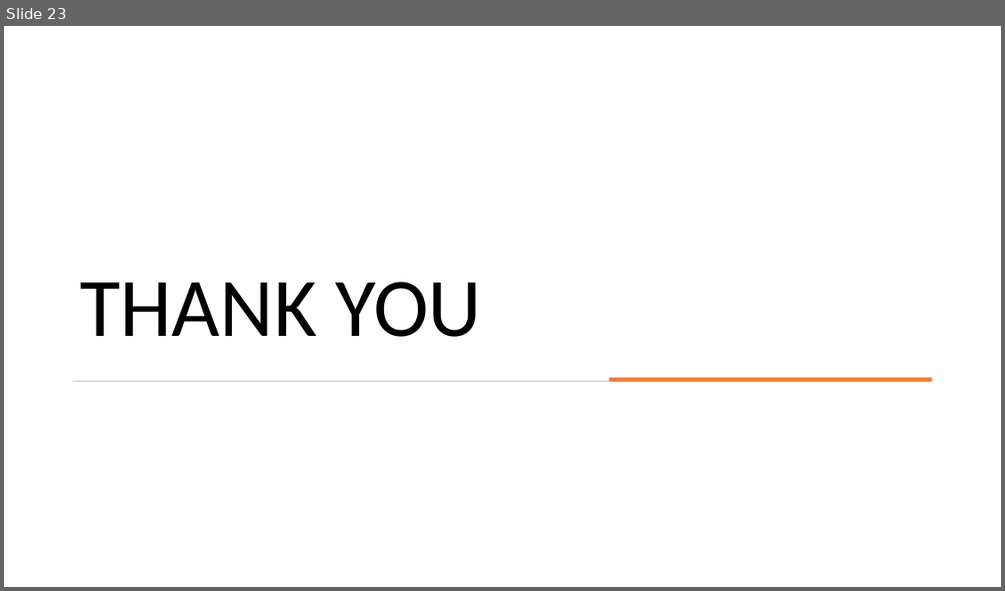
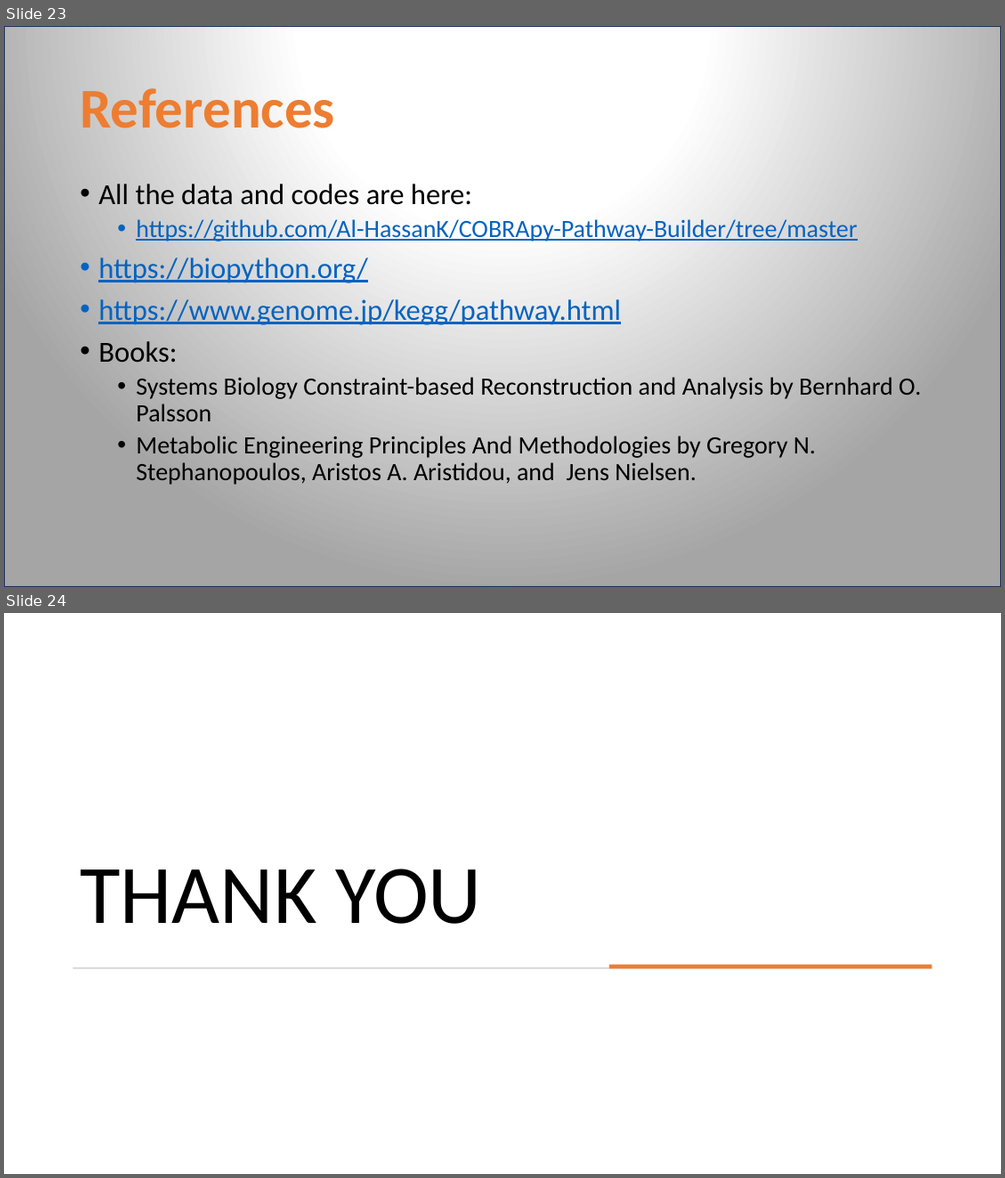
Before and after one commit to Al-HassanK/COBRApy-Pathway-Builder, a slide deck: Build Pathways.pptx. Shown one above the other, each under a label of ours: slide 23 before the commit, slides 23 and 24 after it. The pictures are 1005x591 and 1005x1178 pixels, drawn with LibreOffice and Linux fonts; fonts in the diff are those of the drawing. Boxes give left, top, right and bottom in pixels: in the first picture for what was removed or moved away, otherwise in the second. Text is boxed around its words. In the diff, an @@ line names an element or a change of style, - is before the commit and + after.

Commit message:
new copy of the presentation

```diff
--- a/Build Pathways.pptx
+++ b/Build Pathways.pptx
@@ slide 23 added at <box>4,26,1001,587</box>, background #FFFFFF @@
@@ rectangle added at <box>4,26,1001,587</box>, fill gradient #FFFFFF to #A5A5A5, outline #1E3256 1 pt @@
@@ title added at <box>80,88,335,142</box>, 54 pt, text #ED7D31, bold @@
+References
@@ text added at <box>98,184,921,484</box>, 24 pt, text #000000 @@
+• All the data and codes are here:
+  • https://github.com/Al-HassanK/COBRApy-Pathway-Builder/tree/master
+• https://biopython.org/
+• https://www.genome.jp/kegg/pathway.html
+• Books:
+  • Systems Biology Constraint-based Reconstruction and Analysis by Bernhard O. Palsson
+  • Metabolic Engineering Principles And Methodologies by Gregory N. Stephanopoulos, Aristos A. Aristidou, and Jens Nielsen.
@@ what was slide 23 is now slide 24 @@
```
